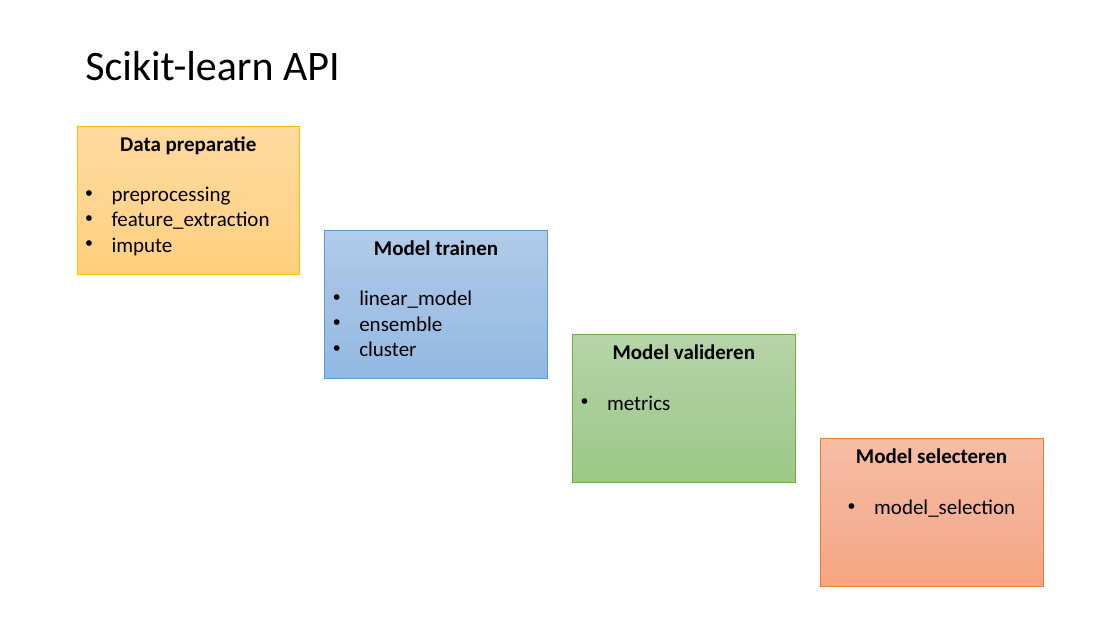
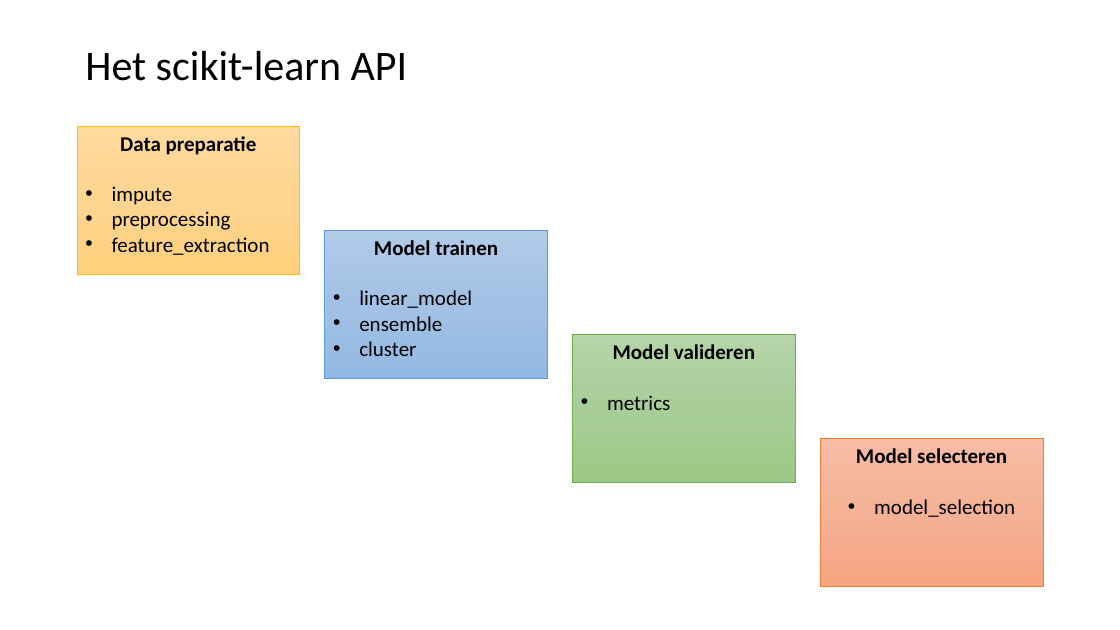
Before and after one commit to LFKoning/knowledge-sharing, a slide deck: slide 7 of python_trainees/4_scikit_learn/python_traineeship_4.pptx. Drawn at 1120x630 pixels with LibreOffice and Linux fonts; fonts in the diff are those of the drawing. Boxes give left, top, right and bottom in pixels: in the first picture for what was removed or moved away, otherwise in the second. Text is boxed around its words. In the diff, an @@ line names an element or a change of style, - is before the commit and + after.

```diff
--- a/python_trainees/4_scikit_learn/python_traineeship_4.pptx
+++ b/python_trainees/4_scikit_learn/python_traineeship_4.pptx
@@ title at [85, 51, 407, 81]: text changed @@
-Scikit-learn API
+Het scikit-learn API
@@ text in rectangle at [112, 186, 173, 205]: paragraph added @@
+• impute
@@ text in rectangle at [112, 237, 173, 256]: paragraph removed @@
-• impute
```
Also in this commit, not shown: 2 other slides changed, 7 slides added, 7 other files.
